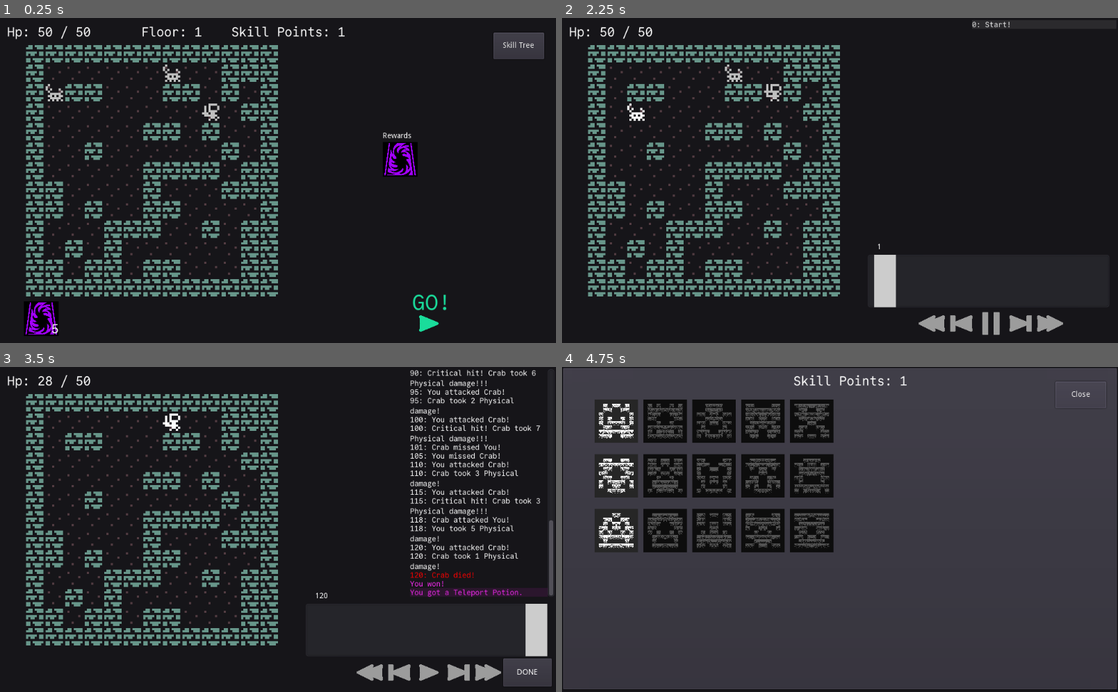
Above: before the commit, frames 1-4 (two rows, left to right).
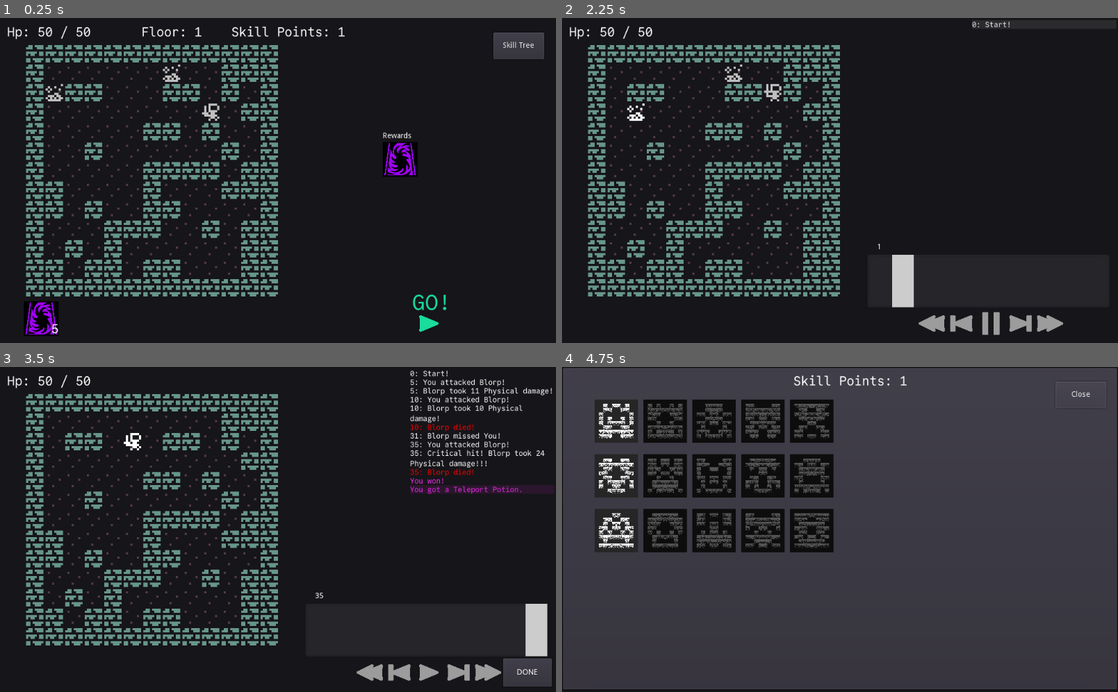
Above: after the commit, the same moments.

Repository: redxaxder/7DRL2024
Game: Godot game, scene res://main.tscn
The game is run twice, just before and just after one commit, with the same random seed, the same clock (stepped at 60 frames per second) and the same inputs.
Inputs (mouse positions are in pixels of both pictures, inside the frame that each line leads up to):
- Up to frame 1 (0.25 s): no input
- Up to frame 2 (2.25 s): click (990, 317) at 0.5 s; click (1045, 24) at 1.25 s; tap Enter at 2 s; move the mouse to (840, 180) at 2.02 s; hold D (right) from 2.03 s (still down); hold Space (toggle) from 2.03 s (still down); click (840, 180) at 2.17 s
- Up to frame 3 (3.5 s): move the mouse to (166, 545) at 2.77 s; release D (right) at 2.78 s; release Space (toggle) at 2.78 s; hold S (down) from 2.78 s (still down); tap Space (toggle) at 2.85 s
- Up to frame 4 (4.75 s): release S (down) at 3.5 s; click "DONE" at 3.5 s; click "Skill Tree" at 4.25 s

The runs differ from the first frame. In frame 1, 0.1% of the frame differs, in the area x 8-33%, y 14-26%; in frame 2, 1.2%; in frame 3, 4.7%, in the area x 6-100%, y 0-72%; in frame 4, nothing differs.

Commit message:
encounters

Diff:
--- a/data/actor_types.gd
+++ b/data/actor_types.gd
@@ -49,6 +49,12 @@
 	Type.Gazer: {
 		"base": [30,30,30,30,30,30],
 		"attack": Elements.Kind.Ice,
+		Stat.Kind.Speed: 200
+		},
+	Type.Imp: {
+		"base": [6, 21, 9, 22, 4, 17],
+		"attack": Elements.Kind.Fire,
+		Stat.Kind.FireResist: 200,
 		},
 	Type.Wolf: {
 		"base": [15, 12, 8, 5, 12, 10],
@@ -84,8 +90,8 @@
 		Stat.Kind.Health: 98, # 100 total
 	},
 	Type.Goblin: {
-		"base": [1,1,1,1,1,1],
-		Stat.Kind.Speed: 100
+		"base": [3,3,3,3,3,3],
+		Stat.Kind.Evasion: 50,
 	},
 }
 
@@ -173,7 +179,7 @@
 static func create_big_shrine(stat: int) -> CombatEntity:
 	var shrine = create_unit(Type.BigShrine, Constants.ENEMY_FACTION)
 	var big_shrine_spell = SkillTree.build_ability({
-		"label": Stat.NAME[stat] + " Buff",
+		"label": Stat.NAME[stat] + " Sacrifice",
 		"ability_range": 0,
 		"trigger": SkillsCore.Trigger.Automatic,
 		"filter": Activation.Filter.Death,
--- a/main.gd
+++ b/main.gd
@@ -204,7 +204,8 @@
 	var weights = []
 	weights.resize(encounters.size())
 	for i in encounters.size():
-		var w = max(0, encounters[i].weight + encounters[i].weight_scaling * progress)
+		var dist: float = abs(encounters[i].focus - progress) / encounters[i].get("spread", DEFAULT_SPREAD)
+		var w = encounters[i].get("weight",DEFAULT_WEIGHT) * exp(-1 * dist * dist)
 		weights[i] = w
 	var e = encounters[roll_weighted_table(weights)]
 	var spawns = e.min + (randi() % (1 + e.max - e.min))
@@ -229,61 +230,86 @@
 	update_preview()
 	update_outcome()
 
-
+const DEFAULT_WEIGHT = 100
+const DEFAULT_SPREAD = 20
+const WHOEVER = [
+	Actor.Type.Blorp,
+	Actor.Type.Snake,
+	Actor.Type.Goblin,
+	Actor.Type.Gazer,
+	Actor.Type.Wolf,
+	Actor.Type.Crab,
+	Actor.Type.Goblin,
+	Actor.Type.Squid,
+	]
 var encounters = [
-	{	"weight": 100, # how frequent it is in early game
-		"weight_scaling": 0, # how frequent it is in late game
+	{	"weight": 300,
+		"focus": 0, # the main floor it's on
 		"min": 1,
 		"max": 6,
 		"units": [Actor.Type.Blorp]
 	},
-	{	"weight": 100, # how frequent it is in early game
-		"weight_scaling": 3, # how frequent it is in late game
-		"min": 1,
-		"max": 6,
-		"units": [Actor.Type.Crab]
-	},
-	{	"weight": 400,
-		"weight_scaling": -30,
+	{	"weight": 400000, # near guarantee of two wolves on floor 2
+		"focus": 2,
+		"spread": 0.0000001,
 		"min": 2,
 		"max": 2,
 		"units": [Actor.Type.Wolf]
 	},
-	{	"weight": 0,
-		"weight_scaling": 3,
+	{	"focus": 10,
 		"min": 1,
 		"max": 2,
 		"units": [Actor.Type.Wolf, Actor.Type.Imp]
 	},
-	{	"weight": 0,
-		"weight_scaling": 6,
-		"min": 3,
+	{	"focus": 15,
+		"min": 1,
+		"max": 6,
+		"units": [Actor.Type.Crab]
+	},
+	{	"focus": 30, # the main floor it's on
+		"min": 1,
+		"max": 6,
+		"units": [Actor.Type.Blorp, Actor.Type.Snake, Actor.Type.Crab]
+	},
+	{   "weight": 200,
+		"focus": 50,
+		"min": 1,
 		"max": 7,
 		"units": [Actor.Type.Wolf]
 	},
-	{	"weight": 50,
-		"weight_scaling": 0,
+	{	"focus": 30,
+		"spread": 50,
+		"min": 1,
+		"max": 5,
+		"units": WHOEVER,
+	},
+	{	"focus": 40,
+		"spread": 40,
 		"min": 1,
 		"max": 6,
 		"units": [Actor.Type.Goblin]
 	},
-	{	"weight": 50,
-		"weight_scaling": 4,
-		"min": 1,
-		"max": 6,
-		"units": [Actor.Type.Imp]
-	},
-	{	"weight": 0,
-		"weight_scaling": 3,
-		"min": 6,
-		"max": 15,
+	{	"focus": 30,
+		"spread": 50,
+		"min": 3,
+		"max": 8,
+		"units": WHOEVER,
+	},
+	{	"focus": 80,
+		"spread": 40,
+		"min": 4,
+		"max": 12,
 		"units": [Actor.Type.Goblin]
 	},
-	{	"weight": 100,
-		"weight_scaling": 0,
-		"min": 1,
-		"max": 6,
-		"units": [Actor.Type.Blorp, Actor.Type.Snake, Actor.Type.Goblin, Actor.Type.Squid],
+	{	"focus": 80,
+		"min": 1,
+		"max": 6,
+		"units": [Actor.Type.Imp, Actor.Type.Gazer, Actor.Type.Gazer, Actor.Type.Crab, Actor.Type.Goblin]
+	},
+	{	"focus": 100,
+		"min": 1,
+		"max": 6,
+		"units": [Actor.Type.Imp, Actor.Type.Gazer]
 	},
 ]
 
